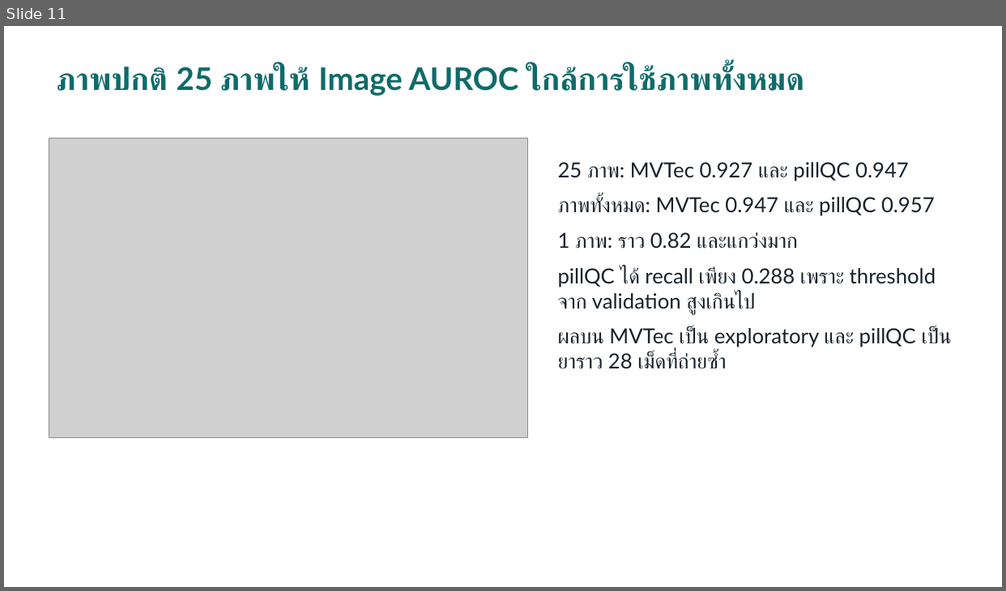
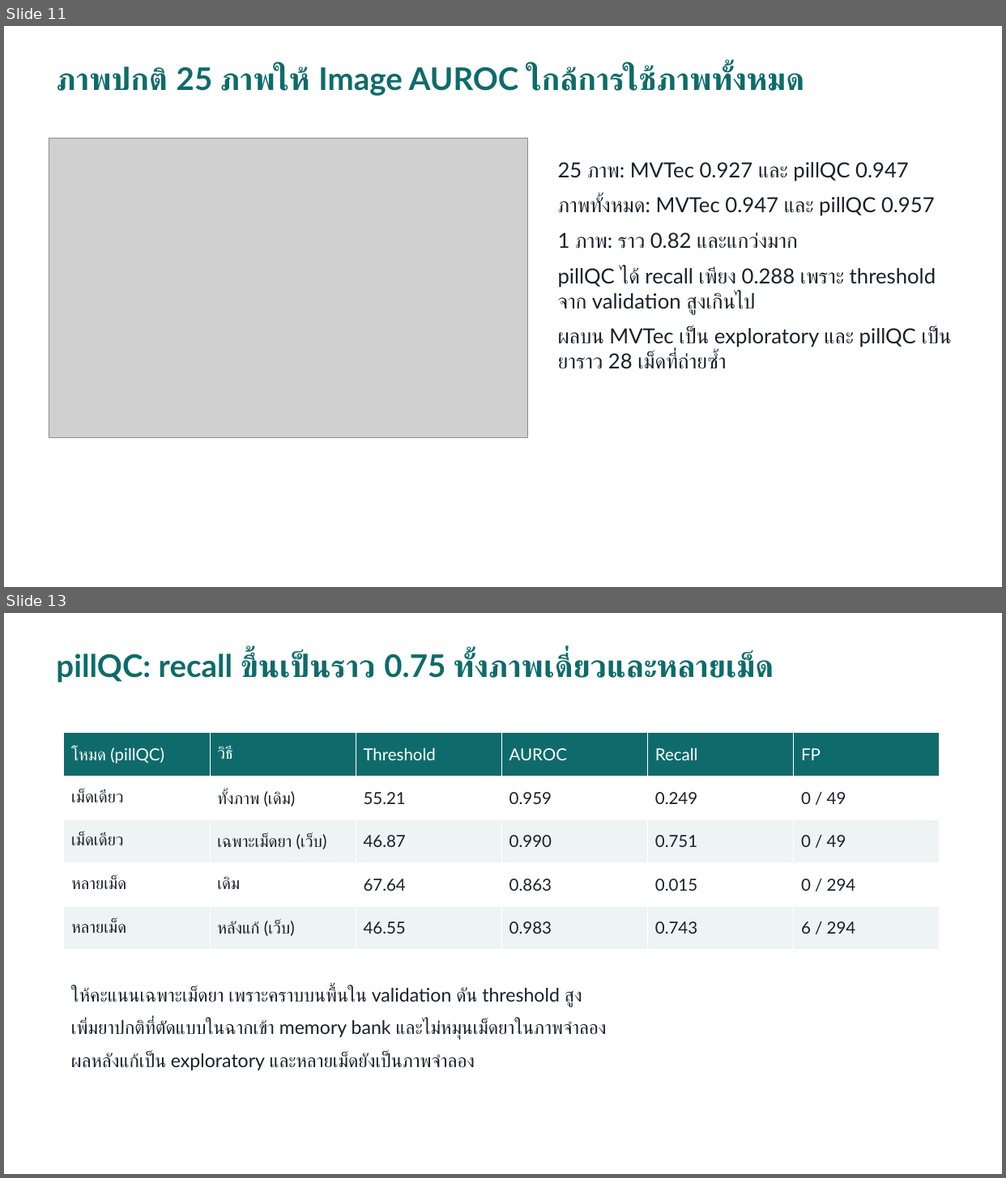
Before and after one commit to BoonyasakR/project-ai-pill, a slide deck: docs/AI_Pill_Anomaly_Detection_Slides.pptx. Shown one above the other, each under a label of ours: slide 11 before the commit, slides 11 and 13 after it; the slides between them are not shown. The pictures are 1006x591 and 1006x1178 pixels, drawn with LibreOffice and Linux fonts; fonts in the diff are those of the drawing; grey boxes stand for pictures. Boxes give left, top, right and bottom in pixels: in the first picture for what was removed or moved away, otherwise in the second. Text is boxed around its words. In the diff, an @@ line names an element or a change of style, - is before the commit and + after.

```diff
--- a/docs/AI_Pill_Anomaly_Detection_Slides.pptx
+++ b/docs/AI_Pill_Anomaly_Detection_Slides.pptx
@@ slide 13 added at <box>4,613,1002,1174</box>, background #FFFFFF @@
@@ text added at <box>56,653,774,683</box>, 30 pt, text #0F6B6B, bold @@
+pillQC: recall ขึ้นเป็นราว 0.75 ทั้งภาพเดี่ยวและหลายเม็ด
@@ table added at <box>64,733,940,950</box>, 5 rows, 6 columns @@
+โหมด (pillQC) | วิธี | Threshold | AUROC | Recall | FP
+เม็ดเดียว | ทั้งภาพ (เดิม) | 55.21 | 0.959 | 0.249 | 0 / 49
+เม็ดเดียว | เฉพาะเม็ดยา (เว็บ) | 46.87 | 0.990 | 0.751 | 0 / 49
+หลายเม็ด | เดิม | 67.64 | 0.863 | 0.015 | 0 / 294
+หลายเม็ด | หลังแก้ (เว็บ) | 46.55 | 0.983 | 0.743 | 6 / 294
@@ text added at <box>71,987,607,1071</box>, 18 pt, text #17212B @@
+ให้คะแนนเฉพาะเม็ดยา เพราะคราบบนพื้นใน validation ดัน threshold สูง
+เพิ่มยาปกติที่ตัดแบบในฉากเข้า memory bank และไม่หมุนเม็ดยาในภาพจำลอง
+ผลหลังแก้เป็น exploratory และหลายเม็ดยังเป็นภาพจำลอง
```
Also in this commit, not shown: 3 slides changed, 1 other slide added, 6 other files.
